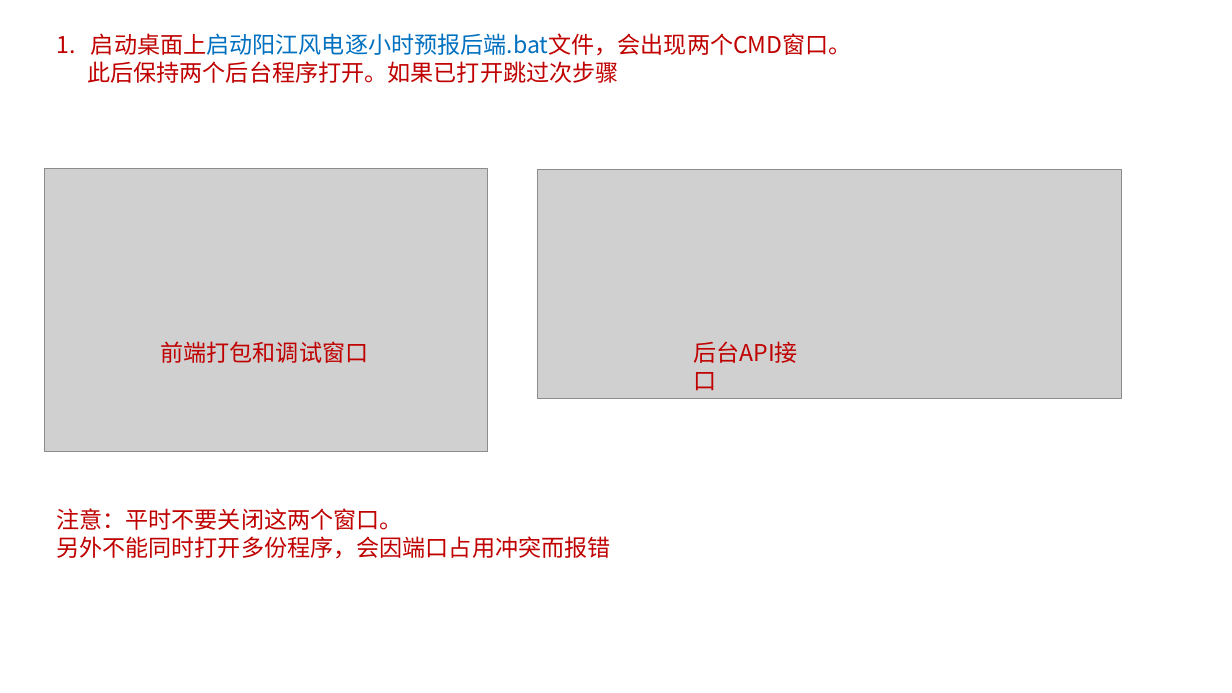
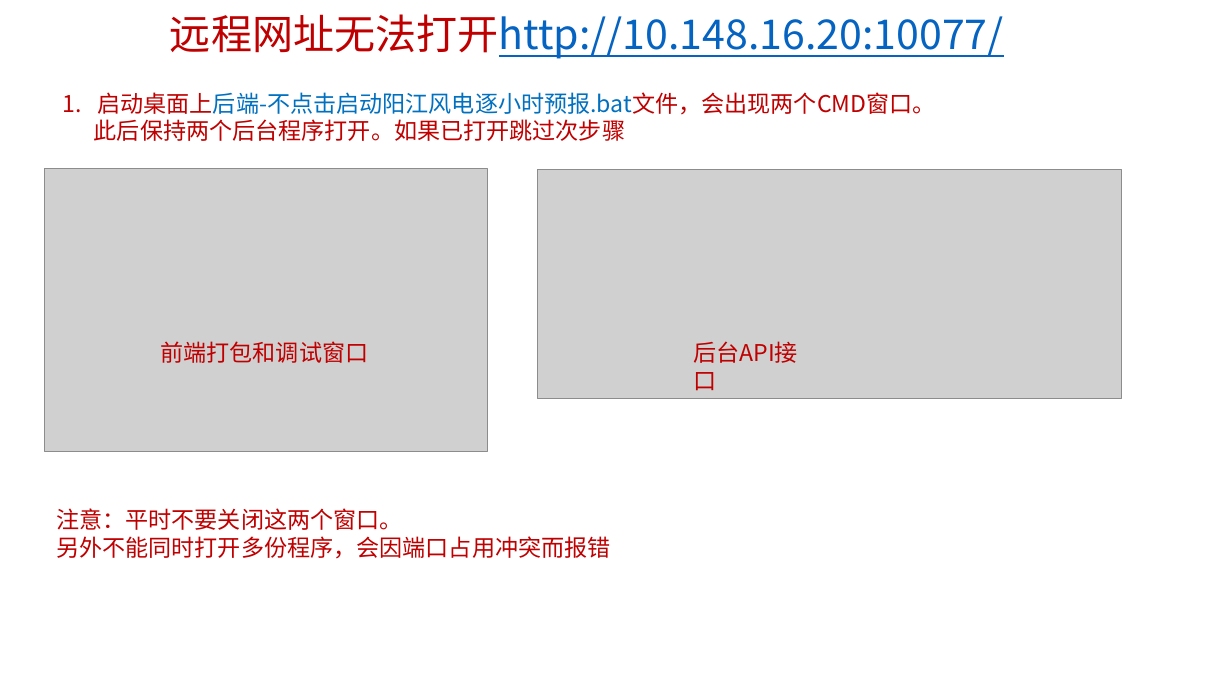
Before and after one commit to hanchyhill/wind-force, a slide deck: slide 3 of 说明文档.pptx (slide 1 before the commit). Drawn at 1232x693 pixels with LibreOffice and Linux fonts; fonts in the diff are those of the drawing; grey boxes stand for pictures. Boxes give left, top, right and bottom in pixels: in the first picture for what was removed or moved away, otherwise in the second. Text is boxed around its words. In the diff, an @@ line names an element or a change of style, - is before the commit and + after.

```diff
--- a/说明文档.pptx
+++ b/说明文档.pptx
@@ text added at (x1=170, y1=14, x2=1004, y2=59), 32 pt, text #0563C1, underline @@
+远程网址无法打开http://10.148.16.20:10077/
@@ text "启动桌面上后端-不点击启动阳江风电逐小时预报.bat文件，会出现两个CMD窗口。" moved from (x1=87, y1=33, x2=852, y2=83) to (x1=94, y1=92, x2=935, y2=141) @@
@@ text at (x1=97, y1=92, x2=935, y2=115): text changed; text colour #C00000 to #0070C0 @@
-1. 启动桌面上启动阳江风电逐小时预报后端.bat文件，会出现两个CMD窗口。
+1. 启动桌面上后端-不点击启动阳江风电逐小时预报.bat文件，会出现两个CMD窗口。
```
Also in this commit, not shown: 2 other slides changed, 3 slides added, 1 slide removed.
